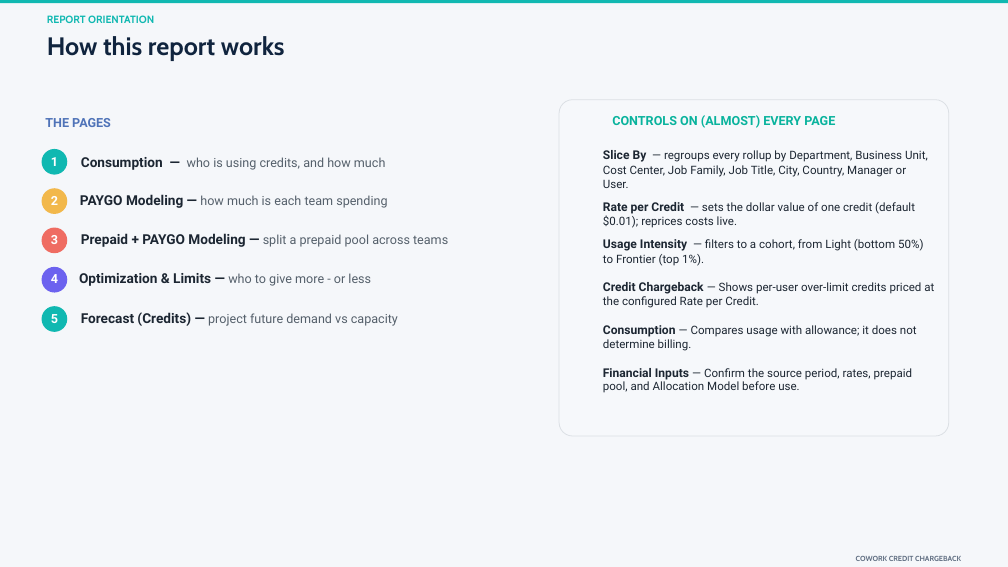
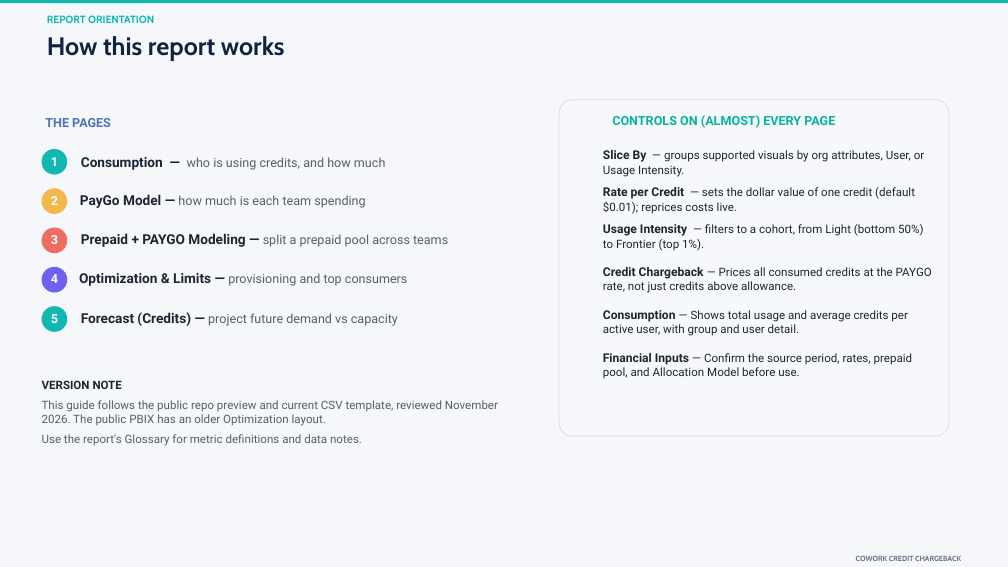
Before and after one commit to microsoft/CreditUsage, a slide deck: slide 8 of Cowork Chargeback - Report Reading Guide.pptx. Drawn at 1008x567 pixels with LibreOffice and Linux fonts; fonts in the diff are those of the drawing. Boxes give left, top, right and bottom in pixels: in the first picture for what was removed or moved away, otherwise in the second. Text is boxed around its words. In the diff, an @@ line names an element or a change of style, - is before the commit and + after.

```diff
--- a/Cowork Chargeback - Report Reading Guide.pptx
+++ b/Cowork Chargeback - Report Reading Guide.pptx
@@ text at (x1=603, y1=150, x2=924, y2=177): text changed @@
-Slice By — regroups every rollup by Department, Business Unit, Cost Center, Job Family, Job Title, City, Country, Manager or User.
+Slice By — groups supported visuals by org attributes, User, or Usage Intensity.
@@ text at (x1=80, y1=194, x2=365, y2=208): text changed @@
-PAYGO Modeling — how much is each team spending
+PayGo Model — how much is each team spending
@@ text at (x1=603, y1=267, x2=932, y2=336): text changed @@
-Credit Chargeback — Shows per-user over-limit credits priced at the configured Rate per Credit.
-Consumption — Compares usage with allowance; it does not determine billing.
+Credit Chargeback — Prices all consumed credits at the PAYGO rate, not just credits above allowance.
+Consumption — Shows total usage and average credits per active user, with group and user detail.
@@ text at (x1=79, y1=273, x2=408, y2=286): text changed; size 13 to 12 pt; text colour #1C2632 to #55606B; bold off @@
-Optimization & Limits — who to give more - or less
+Optimization & Limits — provisioning and top consumers
@@ text added at (x1=42, y1=380, x2=498, y2=446), 11 pt, text #52606D @@
+VERSION NOTE
+This guide follows the public repo preview and current CSV template, reviewed November 2026. The public PBIX has an older Optimization layout.
+Use the report's Glossary for metric definitions and data notes.
```
Also in this commit, not shown: 10 other slides changed.
